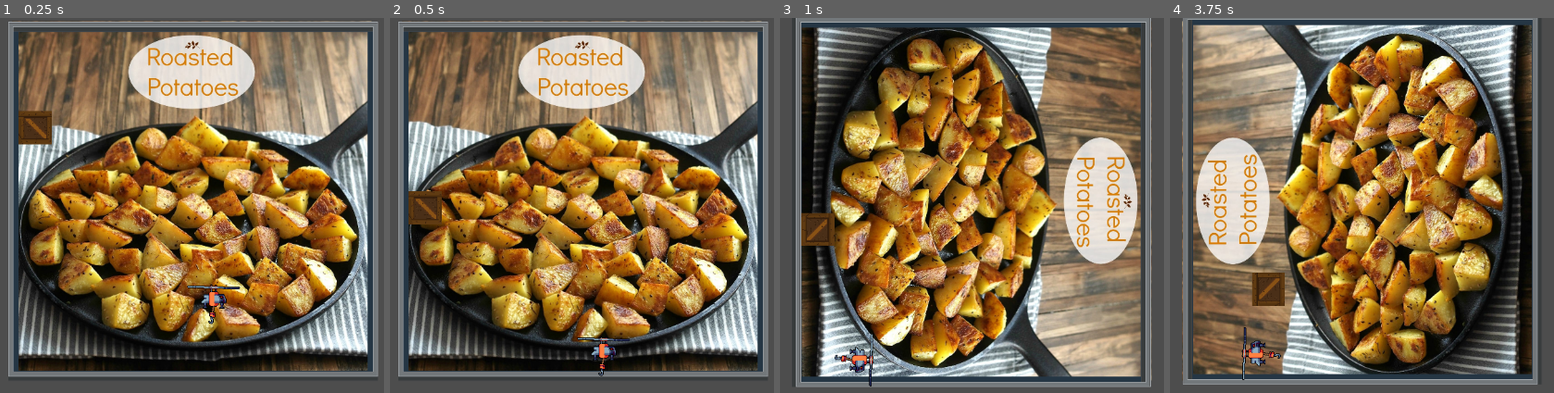
Above: before the commit, frames 1-4 (left to right).
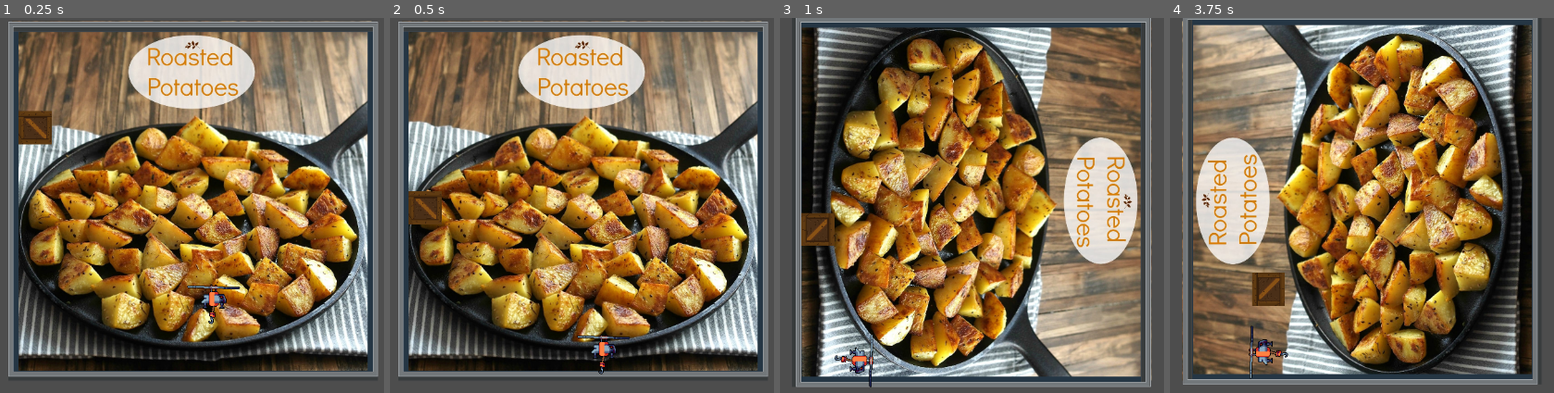
Above: after the commit, the same moments.

Repository: Luna264/gravitygame
Game: Godot game, scene res://node_2d.tscn
The game is run twice, just before and just after one commit, with the same random seed, the same clock (stepped at 60 frames per second) and the same inputs.
Inputs:
- Up to frame 1 (0.25 s): no input
- Up to frame 2 (0.5 s): no input
- Up to frame 3 (1 s): tap Enter at 0.5 s; hold D (gravRight) from 0.53 s (still down); tap Alt at 0.6 s
- Up to frame 4 (3.75 s): release D (gravRight) at 1.28 s; hold S (gravDown) 1.28-2.03 s; tap Shift at 1.35, 2.85 s; hold D (gravRight) 2.03-2.78 s; tap Alt at 2.1, 3.6 s; tap Space at 2.75 s; hold W (gravUp) 2.78-3.53 s; hold A (gravLeft) from 3.53 s (still down)

Frame 1 is identical in both runs. In frame 2, 0.4% of the frame differs, in the area x 48-63%, y 84-96%; in frame 3, 0.2%; in frame 4, 0.6%, in the area x 18-31%, y 81-97%.

Commit message:
commit to fix everything

Diff:
--- a/Game/gravitygame/temp drone/drone.tscn
+++ b/Game/gravitygame/temp drone/drone.tscn
@@ -41,8 +41,8 @@
 &"walk": SubResource("Animation_d5du7")
 }
 
-[sub_resource type="CircleShape2D" id="CircleShape2D_066gn"]
-radius = 27.0
+[sub_resource type="RectangleShape2D" id="RectangleShape2D_066gn"]
+size = Vector2(52, 50)
 
 [node name="drone" type="CharacterBody2D"]
 texture_filter = 1
@@ -59,5 +59,4 @@
 }
 
 [node name="CollisionShape2D" type="CollisionShape2D" parent="."]
-position = Vector2(0, -5)
-shape = SubResource("CircleShape2D_066gn")
+shape = SubResource("RectangleShape2D_066gn")
Not shown: 1 places in Game/gravitygame/temp drone/drone.tscn that only renumber resources
